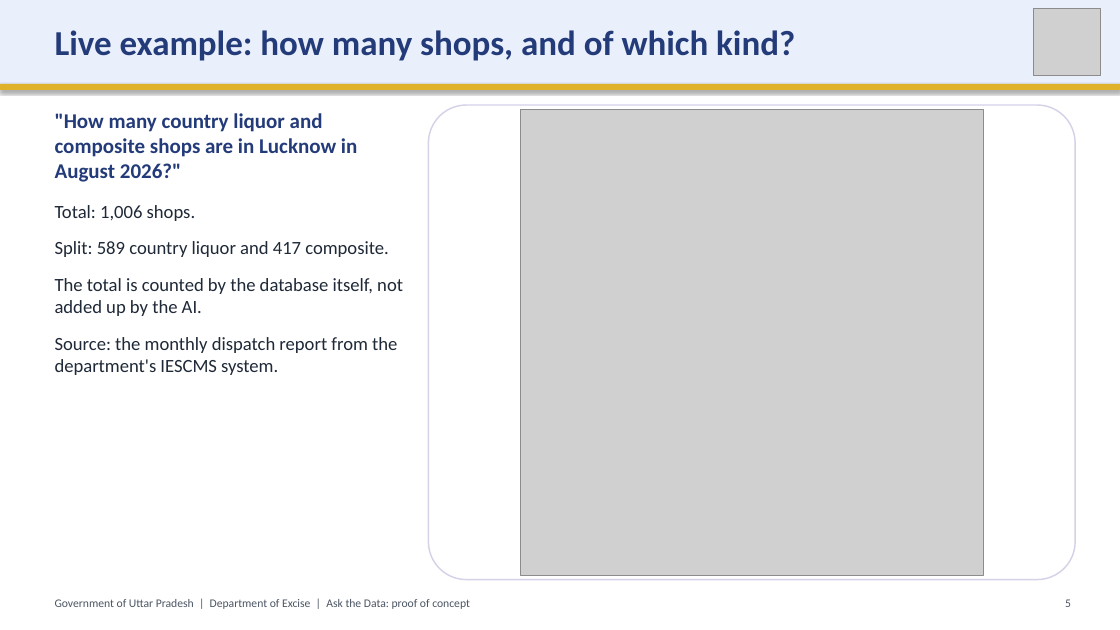
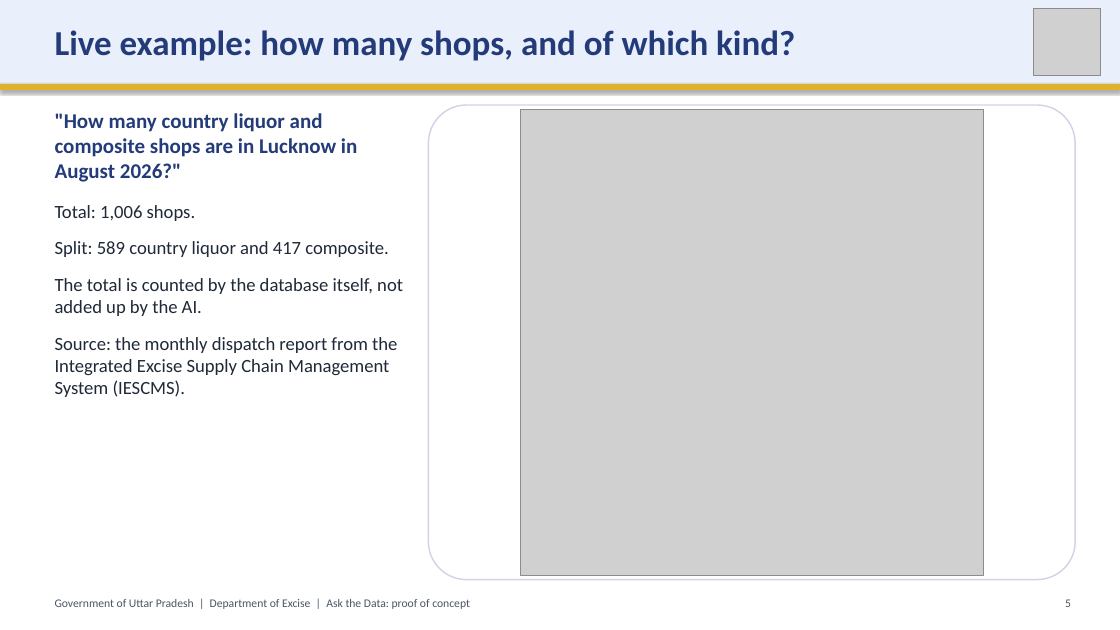
Before and after one commit to SubhanRaj/excise-mcp-dashboard, a slide deck: slide 5 of deck/UP-Excise-Ask-the-Data-Demo.pptx. Drawn at 1120x630 pixels with LibreOffice and Linux fonts; fonts in the diff are those of the drawing; grey boxes stand for pictures. Boxes give left, top, right and bottom in pixels: in the first picture for what was removed or moved away, otherwise in the second. Text is boxed around its words. In the diff, an @@ line names an element or a change of style, - is before the commit and + after.

```diff
--- a/deck/UP-Excise-Ask-the-Data-Demo.pptx
+++ b/deck/UP-Excise-Ask-the-Data-Demo.pptx
@@ text at bbox=[55, 337, 397, 397]: text changed @@
-Source: the monthly dispatch report from the department's IESCMS system.
+Source: the monthly dispatch report from the Integrated Excise Supply Chain Management System (IESCMS).
```
Also in this commit, not shown: 6 other slides changed, 4 other files.
